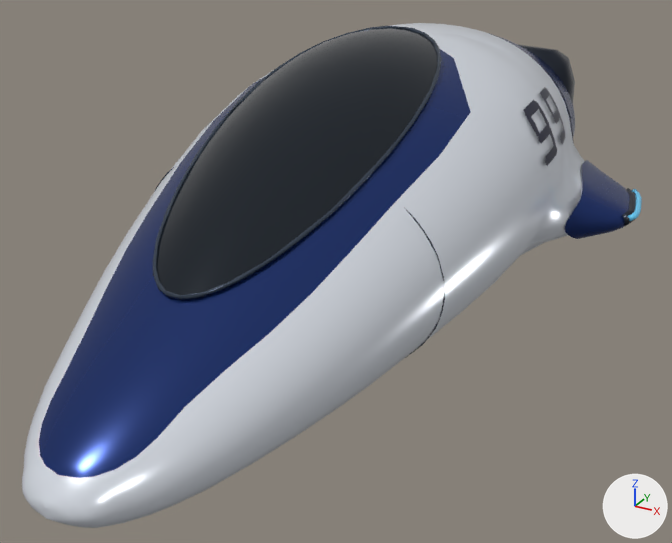
One commit to the Blender file F0V2/asset/model/f0_coffine/f0_coffine.blend: the scene before it, then after it.
The view is the same before and after, from a 50 mm camera at (2.85, -5.9, 2.04) aimed at (0.05, -0.81, -0.5). Arrows for +X, +Y and +Z are at lower right; the lights stay in place. The first picture is the older version.

In view in the first picture: 'Body_Painted', 'Glass_Canopy', 'Mechanical_Details', 'Number_Decal_R' and 1 more.
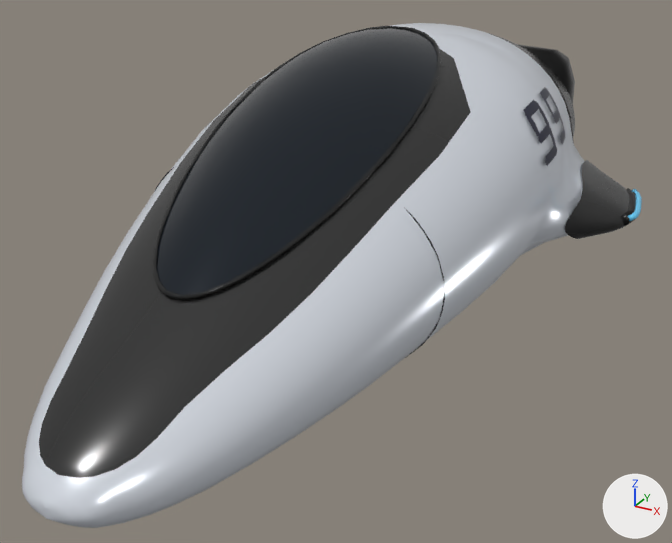
Pixel boxes (x1, y1, x2, y2) of what changed, in the pictures (672 x 543 px):
```json
{"part": 1, "of": "me_hull_continuous_rounded_final_001", "change": "recoloured", "before": [39, 48, 630, 478], "after": [39, 48, 630, 478], "on screen": "dark blue to dark grey"}
```

The change, as JSON lines over the scene's bpy script:
```json
{"op": "add", "block": "mat_paint_secondary_gray", "code": ["mat_paint_secondary_gray = principled_material('Paint_Secondary_Gray')", "mat_paint_secondary_gray.base_color = (0.0509, 0.0509, 0.0509)  # dark grey #404040", "mat_paint_secondary_gray.metallic = 0.6", "mat_paint_secondary_gray.roughness = 0.22"]}
{"block": "me_hull_continuous_rounded_final_001", "where": "me_hull_continuous_rounded_final_001.from_pydata(...)  # 1310 vertices, 2487 faces; spans x -1.2..1.2, y -2.08..1.9, z -0.68..0.68"}
{"block": "me_hull_continuous_rounded_final_001", "where": "# used by ob_body_painted; parent = ob_coffine_root; location = (0.0, -0.574, 0.0); scale = (1.4, 1.4, 1.4)"}
{"block": "me_hull_continuous_rounded_final_001", "change": "me_hull_continuous_rounded_final_001 part 1: all 1043 faces that had it switch from mat_paint_secondary_navy (dark blue #1d3573) to mat_paint_secondary_gray (dark grey #404040)"}
```
